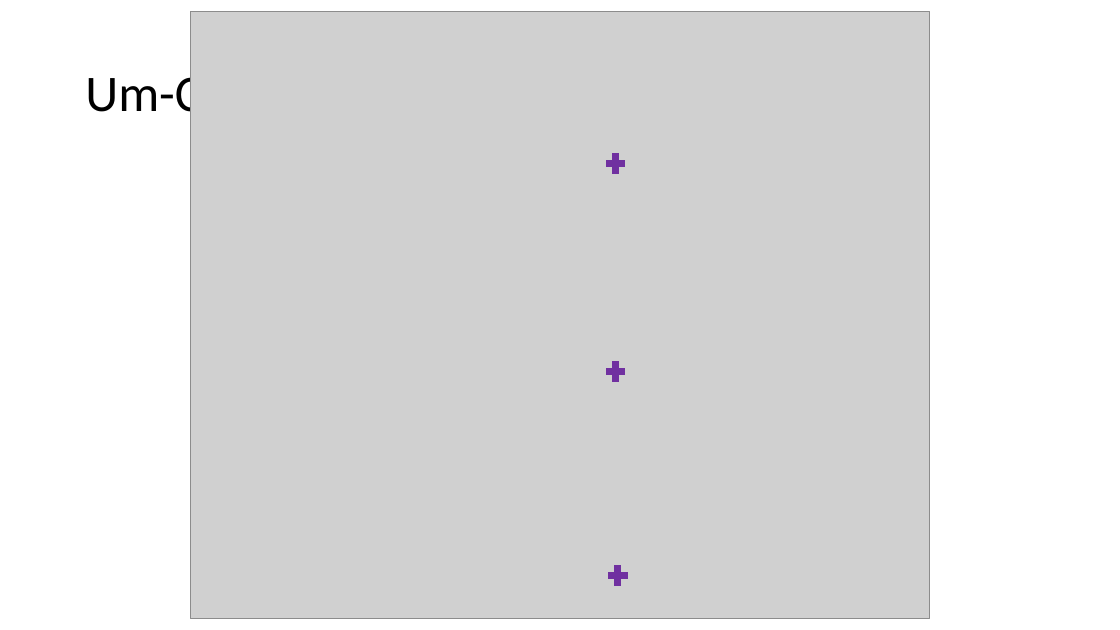
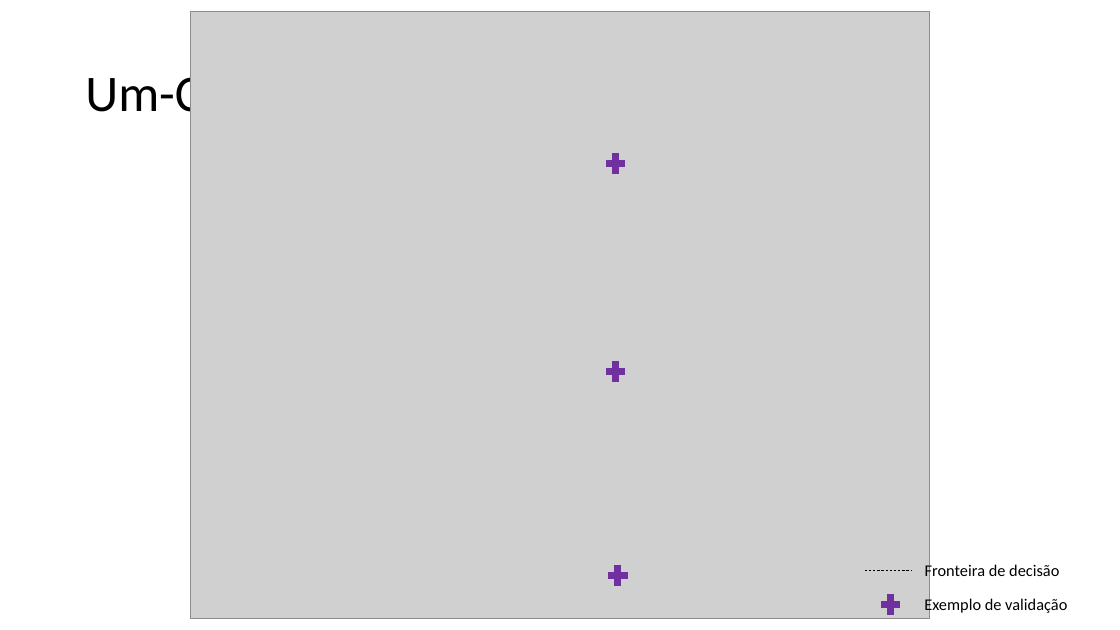
Before and after one commit to zz4fap/t320_aprendizado_de_maquina, a slide deck: slide 5 of slides/T320_Classificação (Parte IV).pptx. Drawn at 1120x630 pixels with LibreOffice and Linux fonts; fonts in the diff are those of the drawing; grey boxes stand for pictures. Boxes give left, top, right and bottom in pixels: in the first picture for what was removed or moved away, otherwise in the second. Text is boxed around its words. In the diff, an @@ line names an element or a change of style, - is before the commit and + after.

```diff
--- a/slides/T320_Classificação (Parte IV).pptx
+++ b/slides/T320_Classificação (Parte IV).pptx
@@ text added at <box>925,563,1059,581</box>, 14 pt, text #000000 @@
+Fronteira de decisão
@@ line added from (865, 571) to (912, 571), #000000 0.5 pt dashed @@
@@ plus sign added at <box>878,592,903,619</box>, fill #7030A0, outline #7030A0 1 pt @@
@@ text added at <box>924,597,1067,615</box>, 14 pt, text #000000 @@
+Exemplo de validação
```
Also in this commit, not shown: 1 other slide changed, 2 other files.
